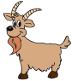
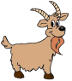
Layered file, before and after one edit (72x81). Changes by layer:
painted on "Eingefügte Ebene" over [0, 0, 72, 80]
